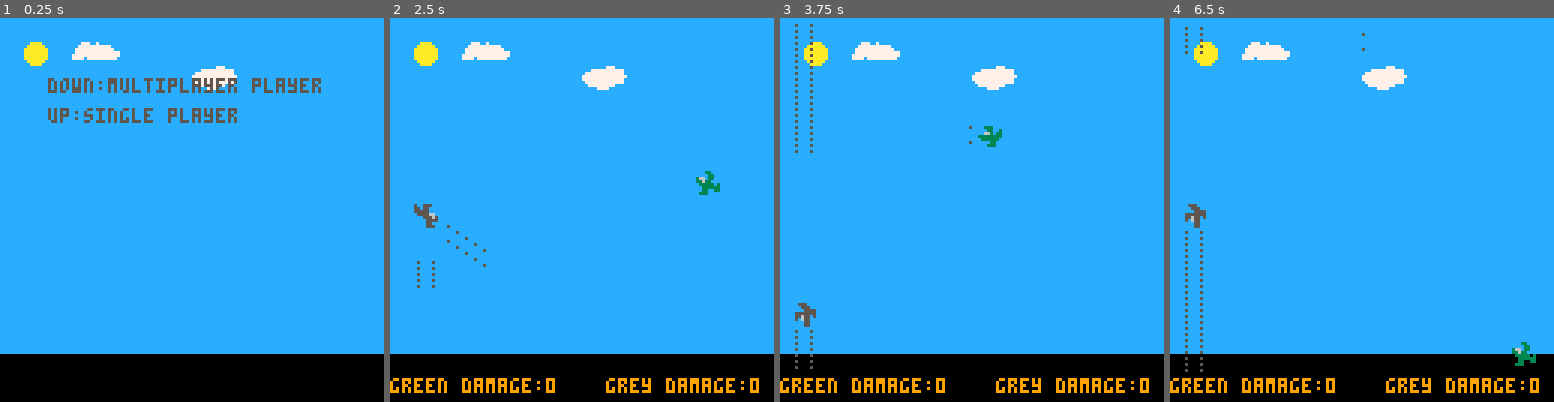
Above: before the commit, frames 1-4 (left to right).
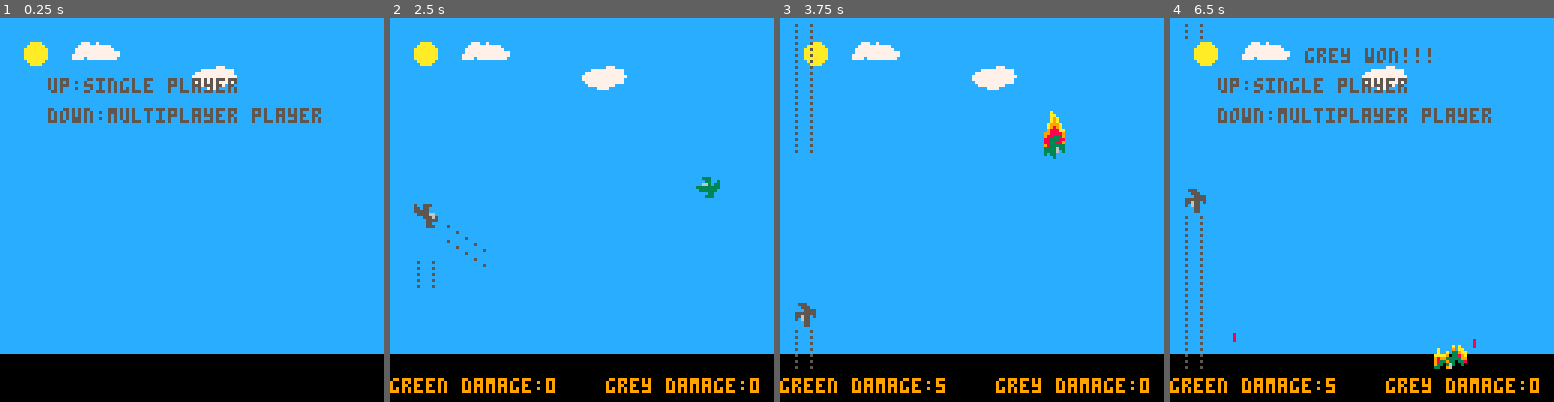
Above: after the commit, the same moments.

Repository: jerrybookbenson/pico8-games
Game: PICO-8 cartridge plane-battle.p8
The game is run twice, just before and just after one commit, with the same random seed, the same clock (stepped at 60 frames per second) and the same inputs.
Inputs:
- Up to frame 1 (0.25 s): no input
- Up to frame 2 (2.5 s): tap X (X key) at 0.33, 1.07, 1.85 s; tap O (Z key) at 0.7, 1.7, 2.1 s; hold Right 1.6-2.1 s; hold Up 2.15-2.42 s; hold Right from 2.47 s (still down)
- Up to frame 3 (3.75 s): tap O (Z key) every 0.4 s from 2.5 to 3.7 s; tap X (X key) at 2.97 s; release Right at 3.03 s; hold Left 3.08-3.58 s
- Up to frame 4 (6.5 s): hold Right 4.02-4.68 s; tap X (X key) at 4.08, 5.2, 6.32 s; tap O (Z key) every 0.4 s from 4.1 to 6.1 s; hold Up 4.73-5.03 s; hold Left 5.08-5.68 s; hold Right from 6.08 s (still down)

The runs differ from the first frame. In frame 1, 1.4% of the frame differs, in the area x 12-84%, y 15-28%; in frame 2, 0.2%; in frame 3, 0.7%; in frame 4, 4.3%, in the area x 3-96%, y 1-97%.

Commit message:
mortars added

Diff:
--- a/plane-battle.p8
+++ b/plane-battle.p8
@@ -111,7 +111,7 @@
 end
 
 
-function make_actor(x, y, spr, d,  speed_y , speed_x)
+function make_actor(x, y, spr, d,  speed_y , speed_x,explosion_y )
   a={}
   a.is_pressed = false
   a.damage = 0
@@ -123,6 +123,9 @@
   a.speed_y = speed_y
   a.speed_x = speed_x
   a.bullet_counter = 0
+  a.turn_count = 0
+  a.explosion_y = explosion_y
+  a.explosion_counter = 0
   add(actors,a)
   return a
 end
@@ -135,9 +138,9 @@
     for actor in all(actors) do
       check_boundaries(actor)
     end
-    pl1_speed = control_players (pl1, pl1_flame_spr, pl1_n, pl1_s, pl1_w, pl1_e, pl1_nw, pl1_sw, pl1_se, pl1_ne,0)
+    pl1_speed = control_players (pl1, pl1_flame_spr, pl1_n, pl1_s, pl1_w, pl1_e, pl1_nw, pl1_sw, pl1_se, pl1_ne,0, pl1_turn_count)
     if (is_singleplayer == false) then
-      pl2_speed = control_players (pl2, pl2_flame_spr, pl2_n, pl2_s, pl2_w, pl2_e, pl2_nw, pl2_sw, pl2_se, pl2_ne,1)
+      pl2_speed = control_players (pl2, pl2_flame_spr, pl2_n, pl2_s, pl2_w, pl2_e, pl2_nw, pl2_sw, pl2_se, pl2_ne,1, pl2_turn_count)
     end
     if (is_singleplayer) then
       singleplayer()
@@ -166,7 +169,7 @@
 
 function check_collision(pl, flame_spr, flame)
   for actor in all(actors) do
-		if (actor.spr == bullet_spr_horiz or actor.spr == bullet_spr_vert or actor.spr == mortar_spr or actor.sp == mortar_explosion_spr) then
+		if (actor.spr == bullet_spr_horiz or actor.spr == bullet_spr_vert or actor.spr == mortar_spr or actor.spr == mortar_explosion_spr) then
       if (actor.x >  pl.x -.5
         and actor.x < pl.x +.5
         and actor.y > pl.y - .5
@@ -241,8 +244,8 @@
       draw_actor(pl1_rubble1)
       draw_actor(pl1_rubble2)
     end
-    print (" up:single player", 12, 30, 5)
-    print (" down:multiplayer player", 12, 20, 5)
+    print (" up:single player", 12, 20, 5)
+    print (" down:multiplayer player", 12, 30, 5)
     if (btn (3) or btn (3,1)) then
       is_singleplayer = false
       setup()
@@ -375,12 +378,32 @@
 end
 
 function move_mortars()
-end
-
-function control_players(pl, pl_flame_spr, pl_n, pl_s, pl_w, pl_e, pl_nw, pl_sw, pl_se, pl_ne,pl_index)
+  local rand_mortar = flr(rnd(100))
+  if (rand_mortar == 1) then
+    make_actor(rnd(max_x), max_y + 1, mortar_spr, "n",speed, 0,rnd(max_y))
+  end
+  for actor in all(actors) do
+    if (actor.spr == mortar_spr) then
+      if (actor.y <= actor.explosion_y) then
+        del(actors,actor)
+        make_actor(actor.x,actor.y, mortar_explosion_spr)
+      end
+      actor.y = actor.y - speed
+    elseif (actor.spr == mortar_explosion_spr) then
+      actor.explosion_counter = actor.explosion_counter + 1
+      if (actor.explosion_counter == 10) then
+        del(actors,actor)
+      end
+    end
+  end
+
+end
+
+function control_players(pl, pl_flame_spr, pl_n, pl_s, pl_w, pl_e, pl_nw, pl_sw, pl_se, pl_ne,pl_index, pl_turn_count)
   -- left
-  if (btn(0,pl_index) and pl.x > min_x and not pl.is_pressed and pl.spr != pl_flame_spr ) then
+  if (btn(0,pl_index) and pl.x > min_x and pl.turn_count > 10 and pl.spr != pl_flame_spr ) then
     pl.is_pressed = true
+    pl.turn_count = 0
     if(pl.direction == "n") then
       pl.spr = pl_nw
       pl.direction = "nw"
@@ -415,8 +438,9 @@
     end
 
   --right
-  elseif (btn(1,pl_index) and pl.x < max_x  and not pl.is_pressed  and pl.spr != pl_flame_spr )  then
+  elseif (btn(1,pl_index) and pl.x < max_x and pl.turn_count > 10  and pl.spr != pl_flame_spr )  then
     pl.is_pressed = true
+    pl.turn_count = 0
     if(pl.direction == "n") then
       pl.spr = pl_ne
       pl.direction = "ne"
@@ -477,6 +501,10 @@
 		if (pl.spr == pl_w) then
       make_actor(pl.x-.6,pl.y,bullet_spr_horiz,"w")
     end
+  end
+
+  if (pl.turn_count <= 10) then
+    pl.turn_count = pl.turn_count + 1
   end
 
   --tell when user releases the button for no continuous fire
@@ -788,7 +816,7 @@
 83833808888855808855800088338000000000000000000000000000030330000000550000550000003300000955556500500000cc777777777ccccccccccccc
 08083800008555808555800083338000000000000000000000000000000030000005550005550000033300000550096000000000ccccc7777ccccccccccccccc
 __gff__
-0000000000002000000000000000000000000000000000000000000000000000000000000000000000000000000000000000000000000000000000000000000000000000000000000000000000000000000000000000000000000000000000000000000000000100000000000000000000000000000100000000000000000000
+0000000000002000000000000000000000000000000000000000000000000000000000000000000000000000000000000000000000000000000000000000000000000000000000000000000000000000000000000000000000000000000000000000000000000100000000000000000000000000000000000000000000000000
 0000000000000000000000000000008000000000000000000000000000000000010000000000000000000000000000000000000100000000000000000000000000000000000000000000000000000080000000000000000000000000000000000000000000000000000000000000000000000000000000000000000000000000
 __map__
 7f7f7f7f7f7f7f7f7f7f7f7f7f7f7f7f00000000000000000000000000000000000000000000000000000000000000000000000000000000000000000000000000000000000000000000000000000000000000000000000000000000000000000000000000000000000000000000000000000000000000000000000000000000
